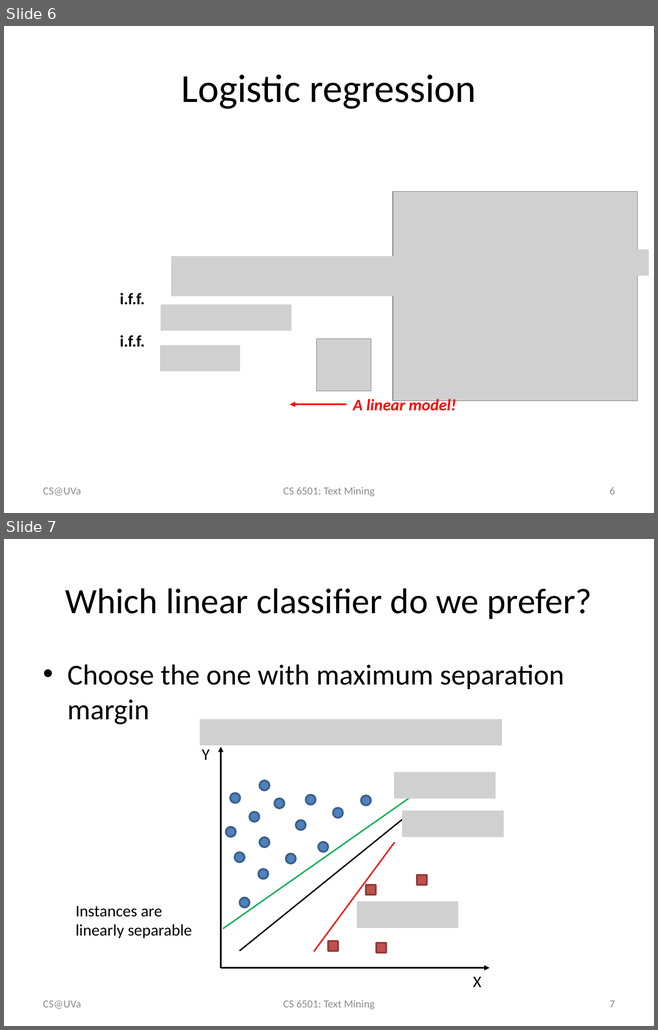
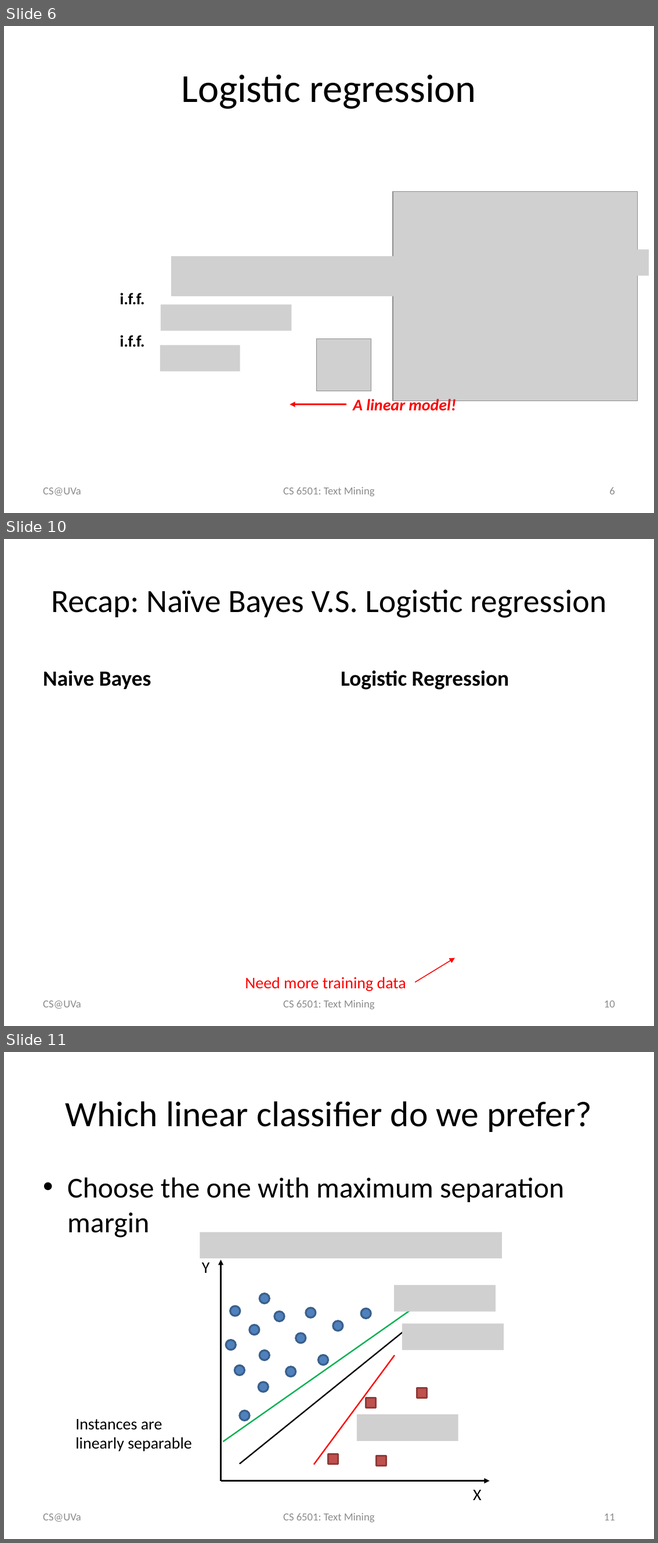
Before and after one commit to wang296/CS6501-Text-Mining, a slide deck: docs/svm.pptx. Shown one above the other, each under a label of ours: slides 6 and 7 before the commit, slides 6, 10 and 11 after it; the slides between them are not shown. The pictures are 658x1030 and 658x1543 pixels, drawn with LibreOffice and Linux fonts; fonts in the diff are those of the drawing; grey boxes stand for pictures. Boxes give left, top, right and bottom in pixels: in the first picture for what was removed or moved away, otherwise in the second. Text is boxed around its words. In the diff, an @@ line names an element or a change of style, - is before the commit and + after.

```diff
--- a/docs/svm.pptx
+++ b/docs/svm.pptx
@@ slide 10 added at box(4, 539, 654, 1026), background #FFFFFF @@
@@ title added at box(51, 589, 606, 618), 36 pt, text #000000 @@
+Recap: Naïve Bayes V.S. Logistic regression
@@ text added at box(43, 670, 151, 689), 24 pt, text #000000, bold @@
+Naive Bayes
@@ text added at box(340, 670, 509, 690), 24 pt, text #000000, bold @@
+Logistic Regression
@@ arrow added from (415, 983) to (455, 958), #FF0000 1 pt @@
@@ text added at box(245, 977, 406, 991), 18 pt, text #FF0000 @@
+Need more training data
@@ text added at box(43, 1001, 81, 1009), 12 pt, text #8C8C8C @@
+CS@UVa
@@ text added at box(283, 1000, 375, 1009), 12 pt, text #8C8C8C @@
+CS 6501: Text Mining
@@ page number added at box(604, 1001, 615, 1008), 12 pt, text #8C8C8C @@
+10
@@ what was slide 7 is now slide 11 @@
@@ page number at box(604, 1514, 615, 1521): text changed @@
-7
+11
```
Also in this commit, not shown: 2 slides changed, 3 other slides added, 6 other files.
